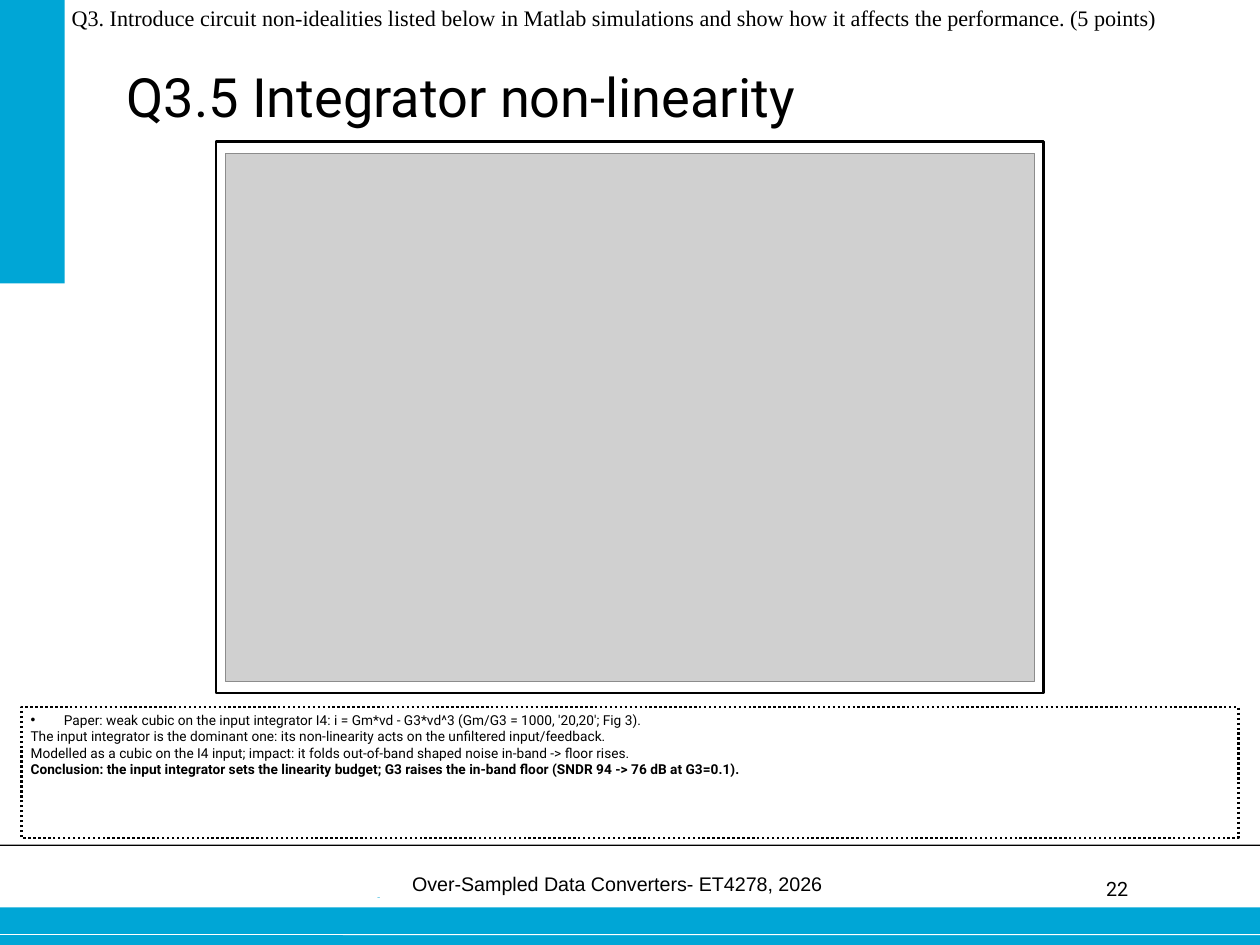
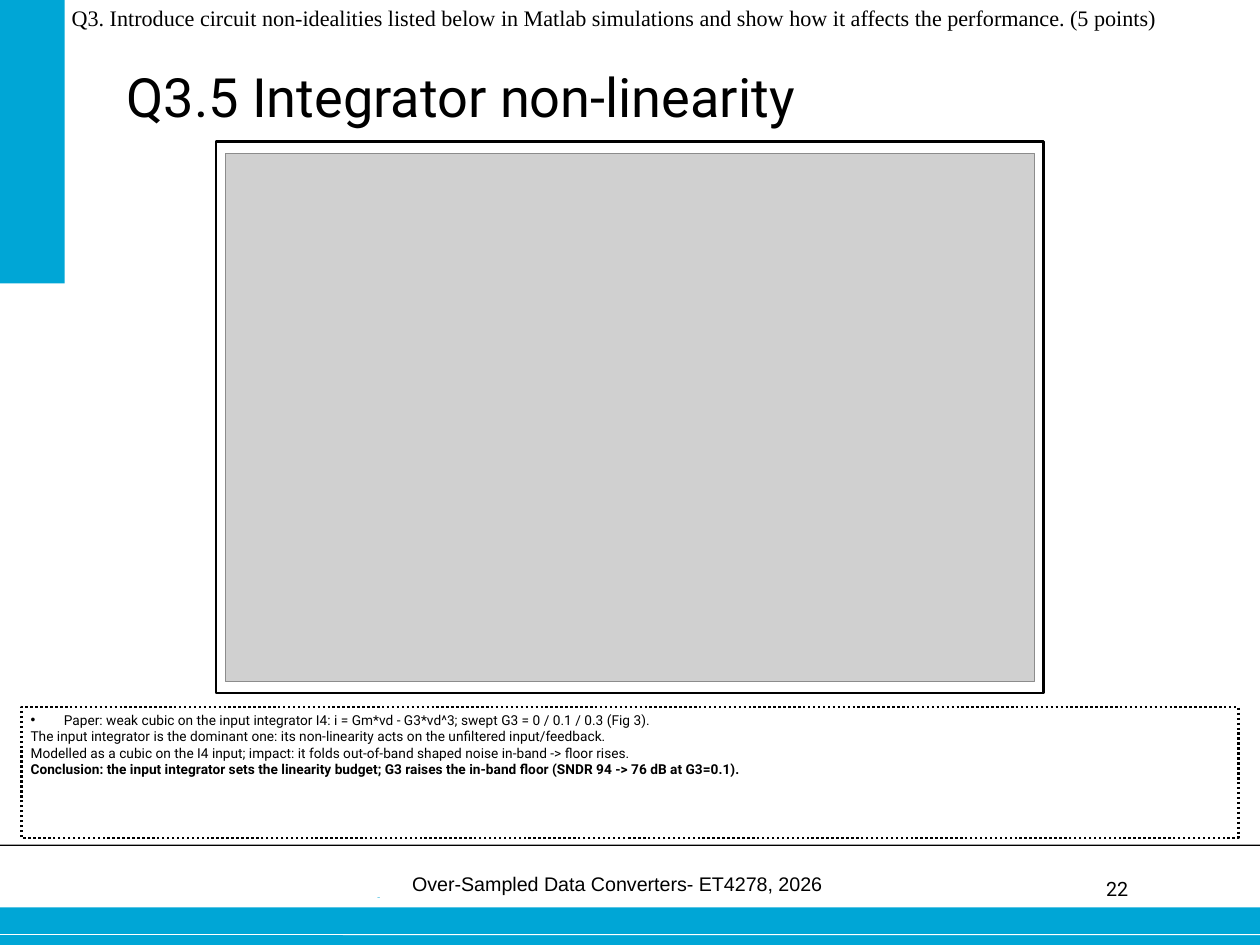
Before and after one commit to danieltyukov/tud-over-sampled-data-converters, a slide deck: slide 22 of practical-exam/Final_oral_exam_Daniel_Tyukov_5714699.pptx. Drawn at 1260x945 pixels with LibreOffice and Linux fonts; fonts in the diff are those of the drawing; grey boxes stand for pictures; background and template pictures are left out. Boxes give left, top, right and bottom in pixels: in the first picture for what was removed or moved away, otherwise in the second. Text is boxed around its words. In the diff, an @@ line names an element or a change of style, - is before the commit and + after.

```diff
--- a/practical-exam/Final_oral_exam_Daniel_Tyukov_5714699.pptx
+++ b/practical-exam/Final_oral_exam_Daniel_Tyukov_5714699.pptx
@@ text in rectangle at bbox=[64, 714, 650, 728]: text changed @@
-• Paper: weak cubic on the input integrator I4: i = Gm*vd - G3*vd^3 (Gm/G3 = 1000, '20,20'; Fig 3).
+• Paper: weak cubic on the input integrator I4: i = Gm*vd - G3*vd^3; swept G3 = 0 / 0.1 / 0.3 (Fig 3).
```
Also in this commit, not shown: 8 other slides changed, 2 other files.
